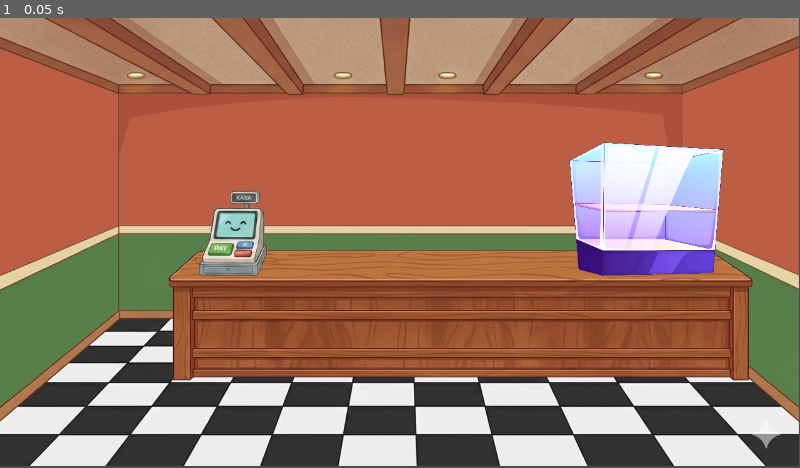
Above: before the commit, frame 1.
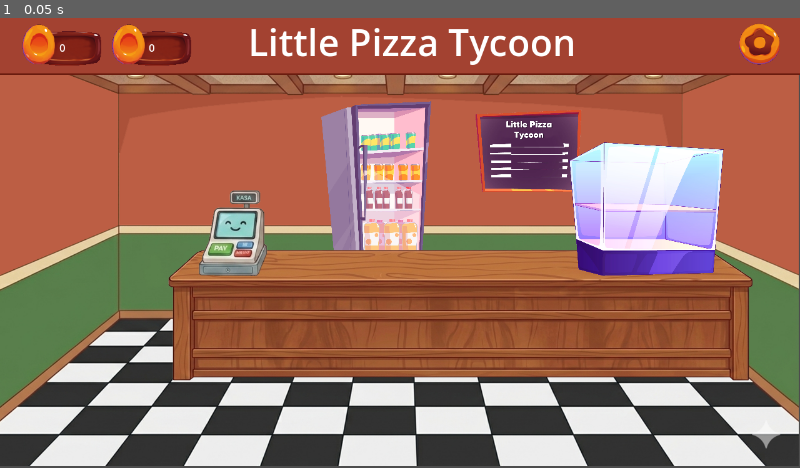
Above: after the commit, the same moment.

Repository: devtoygun/little-pizza-tycoon
Game: Godot game, scene res://main.tscn
Two runs of this game, one before a commit and one after it. Both use one fixed random seed, a clock stepped at 60 frames per second and the inputs below. The project has no main scene, so this scene is started directly.
Inputs:
- Up to frame 1 (0.05 s): no input

The runs differ from the first frame. In frame 1, 18% of the frame differs, in the area x 0-100%, y 0-52%.

Commit message:
start to UI

Diff:
--- a/main.tscn
+++ b/main.tscn
@@ -2,8 +2,13 @@
 
 [ext_resource type="Texture2D" uid="uid://d1w5sexu78ral" path="res://assets/background.png" id="1_ig7tw"]
 [ext_resource type="Texture2D" uid="uid://cxfbh8bo6nnd4" path="res://assets/workbench.png" id="2_0xm2m"]
+[ext_resource type="Texture2D" uid="uid://csr7l54e7kra3" path="res://assets/beveragecabinet.png" id="2_7mycd"]
 [ext_resource type="Texture2D" uid="uid://byxpal2cvipgl" path="res://assets/cash-register.png" id="3_h2yge"]
 [ext_resource type="Texture2D" uid="uid://bntigpaneucwn" path="res://assets/vitrin.png" id="4_1bvp3"]
+[ext_resource type="Texture2D" uid="uid://bo16dk4umniq4" path="res://assets/tabela.png" id="5_272bh"]
+[ext_resource type="Texture2D" uid="uid://7m1kbykjt70b" path="res://assets/headbar.png" id="7_272bh"]
+[ext_resource type="Texture2D" uid="uid://c8c8h8r85a1q2" path="res://assets/moneybar.png" id="8_5vw27"]
+[ext_resource type="Texture2D" uid="uid://c82lp4bmljrxp" path="res://assets/settings.png" id="9_kek77"]
 
 [node name="Node2D" type="Node2D" unique_id=1734792315]
 
@@ -11,6 +16,11 @@
 position = Vector2(638, 357)
 scale = Vector2(0.66692704, 0.6666667)
 texture = ExtResource("1_ig7tw")
+
+[node name="Beveragecabinet" type="Sprite2D" parent="." unique_id=1777685289]
+position = Vector2(602, 281)
+scale = Vector2(0.125, 0.125)
+texture = ExtResource("2_7mycd")
 
 [node name="Workbench" type="Sprite2D" parent="." unique_id=32127244]
 position = Vector2(738, 474)
@@ -22,7 +32,60 @@
 scale = Vector2(0.79585797, 0.79585797)
 texture = ExtResource("3_h2yge")
 
+[node name="Tabela" type="Sprite2D" parent="." unique_id=437944065]
+position = Vector2(846, 213.00002)
+scale = Vector2(0.1843467, 0.1843467)
+texture = ExtResource("5_272bh")
+
 [node name="Vitrin" type="Sprite2D" parent="." unique_id=1430428113]
 position = Vector2(1035, 307)
 scale = Vector2(0.15065147, 0.15065147)
 texture = ExtResource("4_1bvp3")
+
+[node name="CanvasLayer" type="CanvasLayer" parent="." unique_id=515336968]
+
+[node name="Node2D" type="Node2D" parent="CanvasLayer" unique_id=1517463076]
+
+[node name="Headbar" type="Sprite2D" parent="CanvasLayer" unique_id=1952914600]
+position = Vector2(647, 44)
+texture = ExtResource("7_272bh")
+
+[node name="Moneybar" type="Sprite2D" parent="CanvasLayer/Headbar" unique_id=1723318863]
+position = Vector2(-548, -1)
+scale = Vector2(0.20000002, 0.2)
+texture = ExtResource("8_5vw27")
+
+[node name="Label" type="Label" parent="CanvasLayer/Headbar" unique_id=115167039]
+offset_left = -552.0
+offset_top = -9.0
+offset_right = -493.0
+offset_bottom = 27.0
+theme_override_font_sizes/font_size = 17
+text = "0"
+
+[node name="Moneybar2" type="Sprite2D" parent="CanvasLayer/Headbar" unique_id=1582300174]
+position = Vector2(-404.59998, -1)
+scale = Vector2(0.20000002, 0.2)
+texture = ExtResource("8_5vw27")
+
+[node name="Label2" type="Label" parent="CanvasLayer/Headbar" unique_id=1267350669]
+offset_left = -408.59998
+offset_top = -9.0
+offset_right = -349.59998
+offset_bottom = 27.0
+theme_override_font_sizes/font_size = 17
+text = "0"
+
+[node name="RichTextLabel" type="RichTextLabel" parent="CanvasLayer/Headbar" unique_id=4069874]
+offset_left = -250.0
+offset_top = -47.0
+offset_right = 376.0
+offset_bottom = 47.0
+theme_override_font_sizes/normal_font_size = 59
+theme_override_font_sizes/bold_font_size = 31
+text = "Little Pizza Tycoon"
+
+[node name="Settings" type="Sprite2D" parent="CanvasLayer/Headbar" unique_id=1839669799]
+position = Vector2(568, -1.9418981)
+scale = Vector2(0.21434434, 0.2139683)
+texture = ExtResource("9_kek77")
Binary file added: assets/headbar.png
Not shown, added: assets/headbar.png.import
Binary file added: assets/moneybar.png
Not shown, added: assets/moneybar.png.import
Binary file added: assets/settings.png
Not shown, added: assets/settings.png.import
